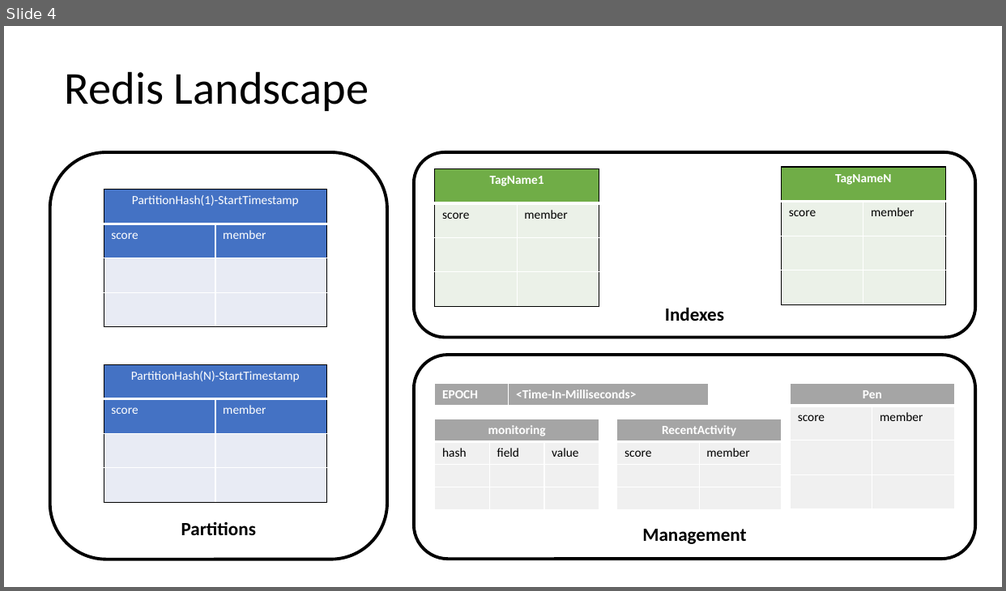
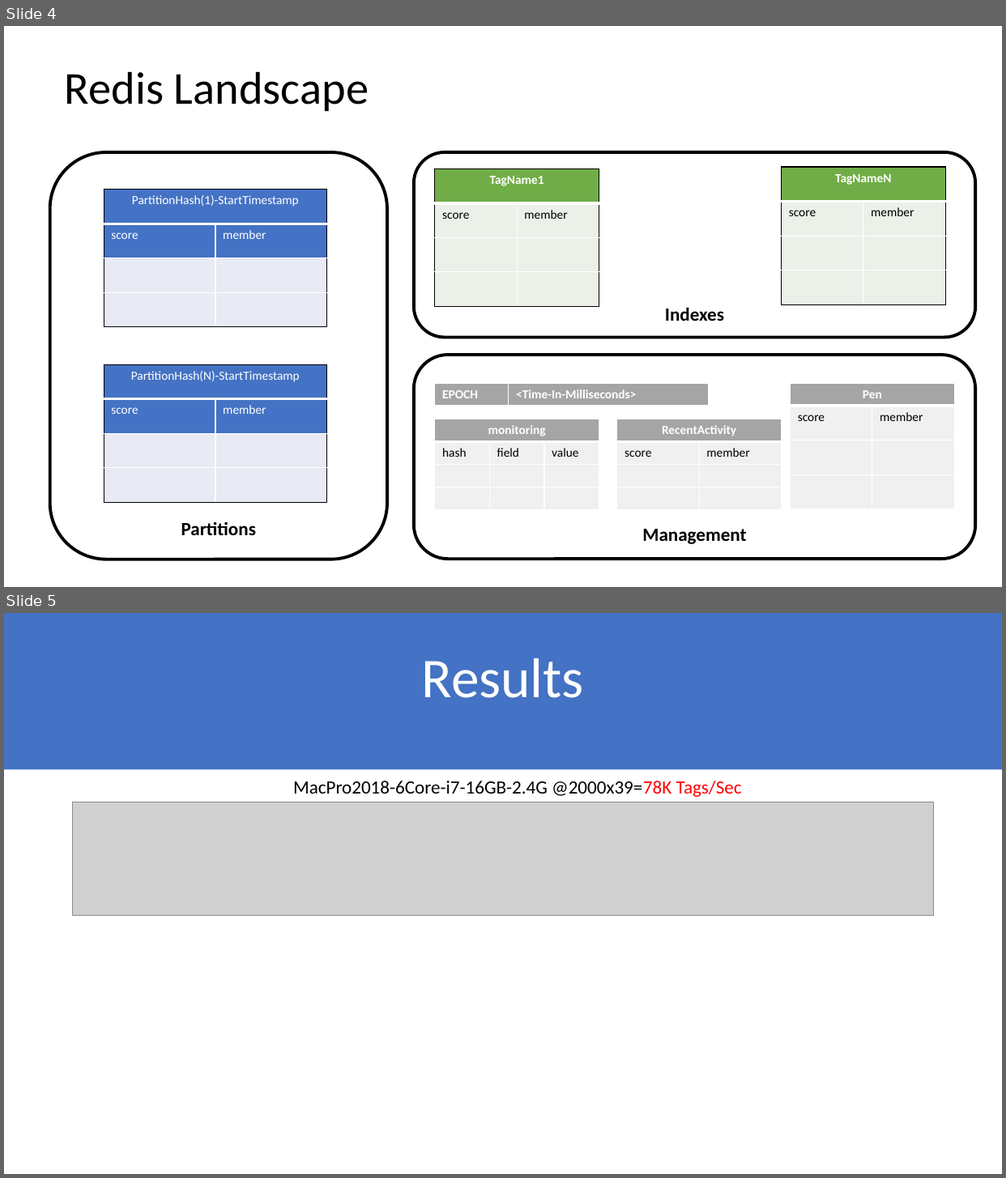
Before and after one commit to LRagji/redis-lsm-timeseries, a slide deck: docs/concept.pptx. Shown one above the other, each under a label of ours: slide 4 before the commit, slides 4 and 5 after it. The pictures are 1006x591 and 1006x1178 pixels, drawn with LibreOffice and Linux fonts; fonts in the diff are those of the drawing; grey boxes stand for pictures. Boxes give left, top, right and bottom in pixels: in the first picture for what was removed or moved away, otherwise in the second. Text is boxed around its words. In the diff, an @@ line names an element or a change of style, - is before the commit and + after.

```diff
--- a/docs/concept.pptx
+++ b/docs/concept.pptx
@@ slide 5 added at bbox=[4, 613, 1002, 1174], background #FFFFFF @@
@@ rectangle added at bbox=[4, 613, 1002, 769], fill #4472C4 @@
@@ title added at bbox=[422, 658, 584, 698], 54 pt, text #FFFFFF @@
+Results
@@ text added at bbox=[293, 781, 742, 797], 18 pt, text #000000 @@
+MacPro2018-6Core-i7-16GB-2.4G @2000x39=78K Tags/Sec
@@ picture added at bbox=[73, 802, 934, 915] @@
```
Also in this commit, not shown: 4 other files.
